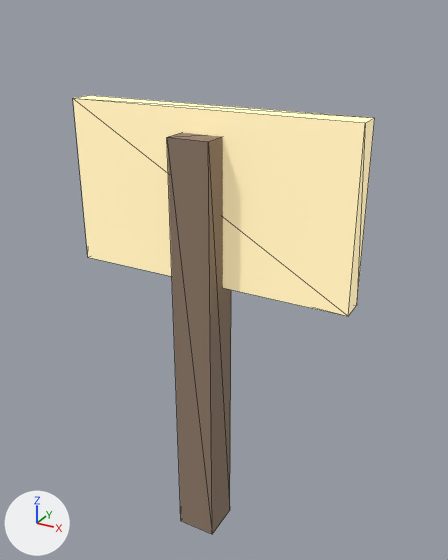
An edit to the glTF model public/models/sign.glb, drawn before and after from the same camera.
The view is the same before and after, from a 50 mm lens placed at (0.684, -1.137, 1.297), pointed at (0.024, 0.062, 0.698). The axes (+X, +Y, +Z) are drawn at lower left. The lights are the same throughout. The picture after the commit comes second. Mesh edges are drawn as thin lines. Vertices at exactly the same position are counted once.

The first picture shows 'sign'.
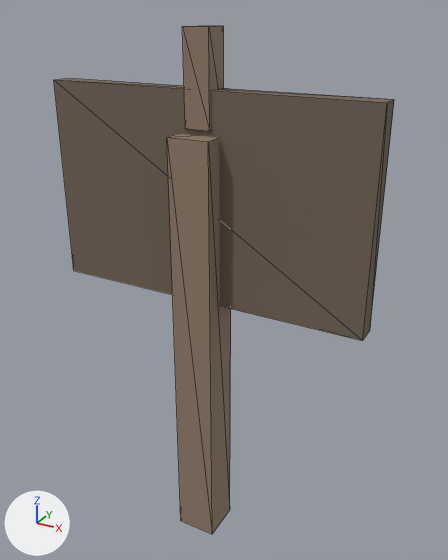
Pixel boxes [x1, y1, x2, y2] of what changed, in the pictures (448 x 560 px; the box of a moved part takes in the faces that stretch with it):
'sign', reshaped, moved (13% wider, 16% taller): before [73, 95, 375, 534]; after [54, 26, 394, 534]
part 1 of me_cube, moved or reshaped: before [167, 132, 231, 534]; after [167, 134, 231, 534]
part 2 of me_cube, added (brown): after [182, 26, 224, 131]
part 3 of me_cube, added (brown): after [54, 78, 394, 341]
part 4 of me_cube, moved or reshaped (not visible afterwards): before [73, 95, 375, 316]

Edits to the bpy script that builds the scene:
```text
Add mat_signframe:
    mat_signframe = principled_material('signframe')
    mat_signframe.base_color = (0.173, 0.129, 0.0941)  # brown #736556
    mat_signframe.roughness = 0.92
Change me_cube:
    used by ob_sign; location = (0.0, 0.01, 0.0)
    remove me_cube.from_pydata(...)  # 16 vertices, 24 faces; spans x -0.35..0.35, y -0.06..0.06, z 0.0..1.103
    add me_cube.from_pydata(...)  # 32 vertices, 48 faces; spans x -0.39..0.39, y -0.065..0.065, z 0.0..1.263
    me_cube part 1: the loose piece of 8 vertices spanning x -0.05..0.05, y -0.06..0.04, z 0.0..1.05 is moved by (0.0, -0.005, 0.0)
    me_cube part 2: a new loose piece, a box spanning x -0.03..0.03, y -0.025..0.035, z 1.063..1.263, in mat_signwood (brown #937e6c)
    me_cube part 3: a new loose piece, a box spanning x -0.39..0.39, y -0.02..0.03, z 0.663..1.143, in mat_signframe (brown #736556)
    me_cube part 4: the loose piece of 8 vertices spanning x -0.35..0.35, y 0.0..0.06, z 0.703..1.103 is moved by (0.0, 0.005, 0.0)
    add me_cube.materials.append(mat_signframe)  # brown #736556
Change ob_sign:
    ob_sign.location: (0.0, 0.01, 0.0) -> (0.0, 0.015, 0.0)
```
